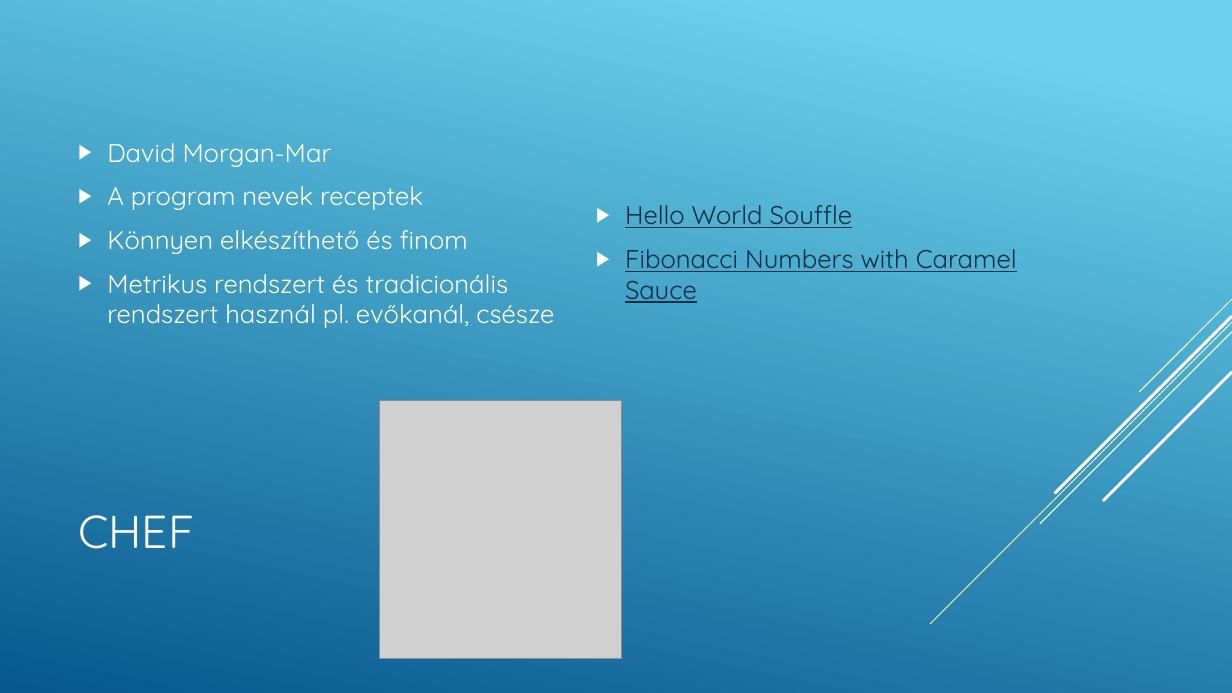
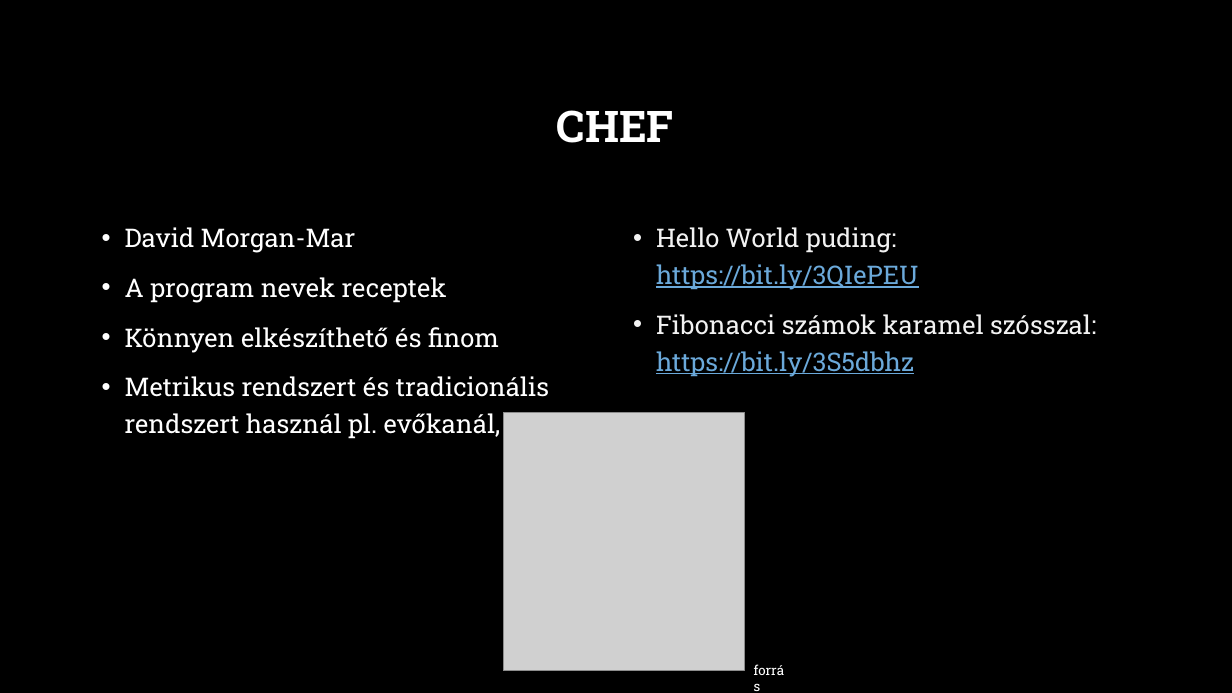
Before and after one commit to baranyidaniel/ppt, a slide deck: slide 6 of A legfurcsább programozási nyelvek.pptx. Drawn at 1232x693 pixels with LibreOffice and Linux fonts; fonts in the diff are those of the drawing; grey boxes stand for pictures; background and template pictures are left out. Boxes give left, top, right and bottom in pixels: in the first picture for what was removed or moved away, otherwise in the second. Text is boxed around its words. In the diff, an @@ line names an element or a change of style, - is before the commit and + after.

```diff
--- a/A legfurcsább programozási nyelvek.pptx
+++ b/A legfurcsább programozási nyelvek.pptx
@@ background gradient #6ED2EB to #06588E to picture (left out) @@
@@ title "CHEF": place and size @@
-title "CHEF" at box(78, 515, 194, 549)
+title "CHEF" at box(557, 110, 674, 143)
@@ title "CHEF" at box(557, 110, 674, 143): size 36 to 34 pt, font Quicksand to Roboto Slab, bold on; alignment left to centre; line spacing 1 to 0.9 @@
@@ text "David Morgan-Mar": place and size @@
-text "David Morgan-Mar" at box(107, 143, 554, 328)
+text "David Morgan-Mar" at box(125, 227, 586, 439)
@@ text "David Morgan-Mar" at box(125, 227, 586, 439): font Quicksand to Roboto Slab; bullet ▶ to •; line spacing 1 to 1.2; vertical alignment middle to top @@
@@ text "Hello World puding: https://bit.ly/3QIePEU" at box(656, 227, 1096, 377): vertical alignment middle to top @@
@@ text at box(656, 227, 1096, 377): text changed; font Quicksand to Roboto Slab; text colour #0D2E46 to #F2F2F2 @@
-▶ Hello World Souffle
-▶ Fibonacci Numbers with Caramel Sauce
+• Hello World puding: https://bit.ly/3QIePEU
+• Fibonacci számok karamel szósszal:
+  https://bit.ly/3S5dbhz
@@ group removed at box(931, 299, 1232, 624): 5 lines @@
@@ picture: place and size @@
-picture at box(380, 400, 621, 659)
+picture at box(503, 412, 744, 671)
@@ text added at box(745, 658, 799, 684), 10.5 pt, text #FFFFFF @@
+forrás
```
Also in this commit, not shown: 6 other slides changed, 2 slides added, 1 slide removed.
